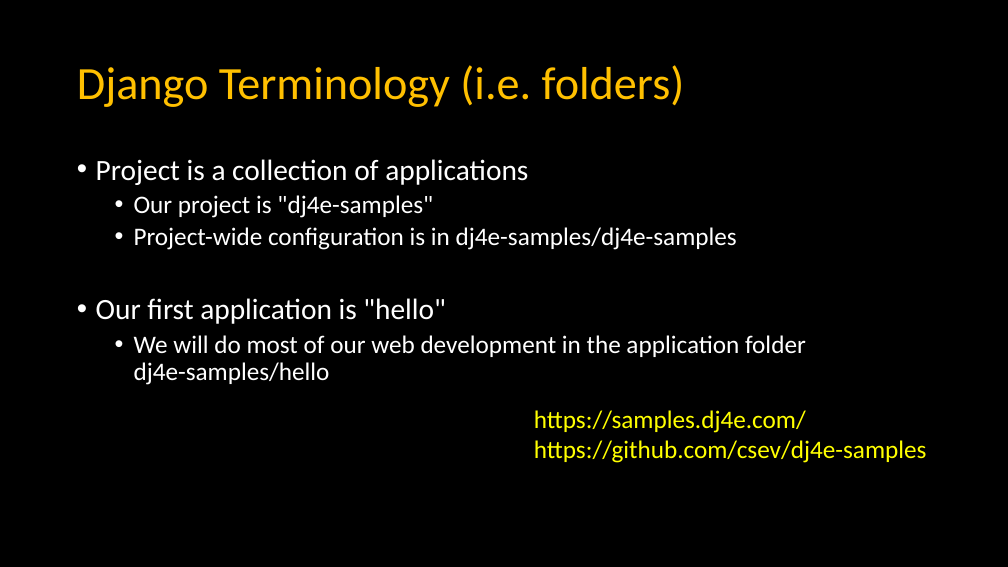
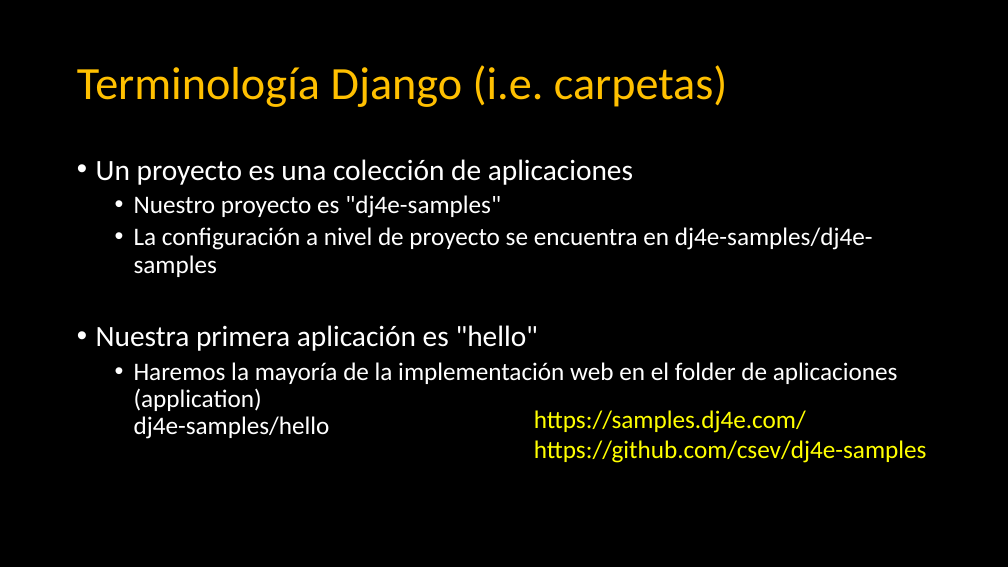
Before and after one commit to juancarlosvb78/dj4e, a slide deck: slide 2 of lectures/DJ-01-Hosting.pptx. Drawn at 1008x567 pixels with LibreOffice and Linux fonts; fonts in the diff are those of the drawing. Boxes give left, top, right and bottom in pixels: in the first picture for what was removed or moved away, otherwise in the second. Text is boxed around its words. In the diff, an @@ line names an element or a change of style, - is before the commit and + after.

```diff
--- a/lectures/DJ-01-Hosting.pptx
+++ b/lectures/DJ-01-Hosting.pptx
@@ title at bbox=[77, 65, 728, 107]: text changed @@
-Django Terminology (i.e. folders)
+Terminología Django (i.e. carpetas)
@@ text at bbox=[96, 159, 898, 439]: text changed @@
-• Project is a collection of applications
-  • Our project is "dj4e-samples"
-  • Project-wide configuration is in dj4e-samples/dj4e-samples
-• Our first application is "hello"
-  • We will do most of our web development in the application folder
-    dj4e-samples/hello
+• Un proyecto es una colección de aplicaciones
+  • Nuestro proyecto es "dj4e-samples"
+  • La configuración a nivel de proyecto se encuentra en dj4e-samples/dj4e-samples
+• Nuestra primera aplicación es "hello"
+  • Haremos la mayoría de la implementación web en el folder de aplicaciones (application)
+    dj4e-samples/hello
```
Also in this commit, not shown: 13 other slides changed.
